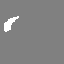
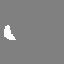
Comparing the layer stacks of the two w=64, h=64 images. Changes:
painted on "Layer 6" over [4, 16, 19, 40]
